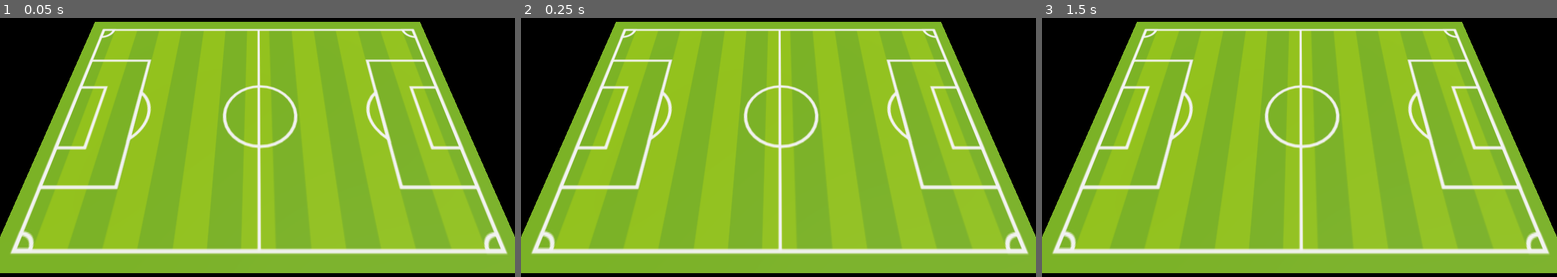
Above: before the commit, frames 1-3 (left to right).
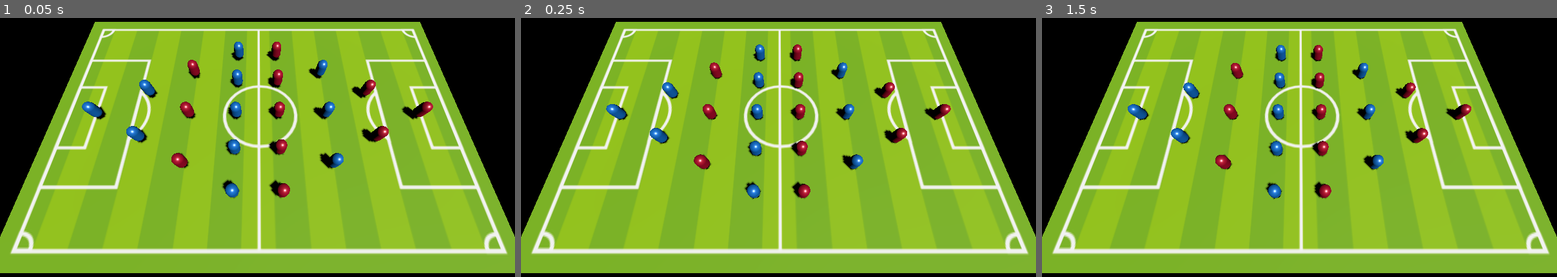
Above: after the commit, the same moments.

Repository: orbi8r/foosball-ai
Game: Godot game, scene res://scenes/main.tscn
Two runs of this game, one before a commit and one after it. Both use one fixed random seed, a clock stepped at 60 frames per second and the inputs below.
Inputs:
- Up to frame 1 (0.05 s): no input
- Up to frame 2 (0.25 s): no input
- Up to frame 3 (1.5 s): tap Enter at 1.25 s

The runs differ from the first frame. In frame 1, 3.7% of the frame differs, in the area x 15-85%, y 9-70%; in frame 2, 3.2%; in frame 3, 3.1%.

Commit message:
player_spawn

Diff:
--- a/project.godot
+++ b/project.godot
@@ -17,8 +17,9 @@
 [file_customization]
 
 folder_colors={
-"res://model/": "green",
-"res://scenes/": "teal",
-"res://scripts/": "blue",
+"res://model/": "yellow",
+"res://scenes/": "green",
+"res://scripts_gd/": "teal",
+"res://scripts_py/": "blue",
 "res://texture/": "purple"
 }
--- a/scenes/foosmen.tscn
+++ b/scenes/foosmen.tscn
@@ -1,6 +1,8 @@
 [gd_scene load_steps=4 format=3 uid="uid://l8kf5y817ebt"]
 
 [sub_resource type="CapsuleShape3D" id="CapsuleShape3D_7fk8j"]
+radius = 0.4
+height = 1.4
 
 [sub_resource type="StandardMaterial3D" id="StandardMaterial3D_eegco"]
 albedo_color = Color(1, 0, 0, 1)
@@ -10,6 +12,8 @@
 
 [sub_resource type="CapsuleMesh" id="CapsuleMesh_shgj0"]
 material = SubResource("StandardMaterial3D_eegco")
+radius = 0.4
+height = 1.4
 
 [node name="foosmen" type="RigidBody3D"]
 
--- a/scenes/main.tscn
+++ b/scenes/main.tscn
@@ -1,6 +1,8 @@
-[gd_scene load_steps=5 format=3 uid="uid://ba2agsucdf3fv"]
+[gd_scene load_steps=7 format=3 uid="uid://ba2agsucdf3fv"]
 
 [ext_resource type="PackedScene" uid="uid://b1o2ovskx0q3y" path="res://model/football_field.glb" id="1_o5qli"]
+[ext_resource type="Script" uid="uid://b3hmaku06qna5" path="res://scripts_gd/main.gd" id="1_sugp2"]
+[ext_resource type="PackedScene" uid="uid://cqsx636cbbte7" path="res://scenes/player.tscn" id="3_sugp2"]
 
 [sub_resource type="Environment" id="Environment_o5qli"]
 background_mode = 1
@@ -12,6 +14,7 @@
 size = Vector3(30, 10, 1)
 
 [node name="main" type="Node3D"]
+script = ExtResource("1_sugp2")
 
 [node name="DirectionalLight3D" type="DirectionalLight3D" parent="."]
 transform = Transform3D(0.760587, -0.562255, 0.324618, 0, 0.5, 0.866025, -0.649236, -0.658688, 0.380294, 6.09108, 0, 2.27898)
@@ -61,3 +64,9 @@
 transform = Transform3D(1, 0, 0, 0, 0.352299, 0.935888, 0, -0.935888, 0.352299, 0, 13, 8)
 
 [node name="players" type="Marker3D" parent="."]
+transform = Transform3D(1, 0, 0, 0, 1, 0, 0, 0, 1, 0, 1, 0)
+
+[node name="player_a" parent="players" instance=ExtResource("3_sugp2")]
+
+[node name="player_b" parent="players" instance=ExtResource("3_sugp2")]
+transform = Transform3D(-1, 0, -8.74228e-08, 0, 1, 0, 8.74228e-08, 0, -1, 0, 0, 0)
--- /dev/null
+++ b/scenes/player.tscn
@@ -0,0 +1,49 @@
+[gd_scene load_steps=3 format=3 uid="uid://cqsx636cbbte7"]
+
+[ext_resource type="PackedScene" uid="uid://l8kf5y817ebt" path="res://scenes/foosmen.tscn" id="1_3vyb7"]
+[ext_resource type="Script" uid="uid://cv4w4sr1kujca" path="res://scripts_gd/player.gd" id="1_g2els"]
+
+[node name="player" type="Marker3D"]
+script = ExtResource("1_g2els")
+
+[node name="goalkeeper" type="Marker3D" parent="."]
+transform = Transform3D(1, 0, 0, 0, 1, 0, 0, 0, 1, -12.276, 0, 0)
+
+[node name="foosmen" parent="goalkeeper" instance=ExtResource("1_3vyb7")]
+
+[node name="defenders" type="Marker3D" parent="."]
+transform = Transform3D(1, 0, 0, 0, 1, 0, 0, 0, 1, -8.61933, 0, 0)
+
+[node name="foosmen" parent="defenders" instance=ExtResource("1_3vyb7")]
+transform = Transform3D(1, 0, 0, 0, 1, 0, 0, 0, 1, 0, 0, 2)
+
+[node name="foosmen2" parent="defenders" instance=ExtResource("1_3vyb7")]
+transform = Transform3D(1, 0, 0, 0, 1, 0, 0, 0, 1, 0, 0, -2)
+
+[node name="middle" type="Marker3D" parent="."]
+transform = Transform3D(1, 0, 0, 0, 1, 0, 0, 0, 1, -1.60446, 0, 0)
+
+[node name="foosmen" parent="middle" instance=ExtResource("1_3vyb7")]
+
+[node name="foosmen2" parent="middle" instance=ExtResource("1_3vyb7")]
+transform = Transform3D(1, 0, 0, 0, 1, 0, 0, 0, 1, 0, 0, 3)
+
+[node name="foosmen3" parent="middle" instance=ExtResource("1_3vyb7")]
+transform = Transform3D(1, 0, 0, 0, 1, 0, 0, 0, 1, 0, 0, -3)
+
+[node name="foosmen4" parent="middle" instance=ExtResource("1_3vyb7")]
+transform = Transform3D(1, 0, 0, 0, 1, 0, 0, 0, 1, 0, 0, 6)
+
+[node name="foosmen5" parent="middle" instance=ExtResource("1_3vyb7")]
+transform = Transform3D(1, 0, 0, 0, 1, 0, 0, 0, 1, 0, 0, -6)
+
+[node name="strikers" type="Marker3D" parent="."]
+transform = Transform3D(1, 0, 0, 0, 1, 0, 0, 0, 1, 5.224, 0, 0)
+
+[node name="foosmen" parent="strikers" instance=ExtResource("1_3vyb7")]
+
+[node name="foosmen2" parent="strikers" instance=ExtResource("1_3vyb7")]
+transform = Transform3D(1, 0, 0, 0, 1, 0, 0, 0, 1, 0, 0, 4)
+
+[node name="foosmen3" parent="strikers" instance=ExtResource("1_3vyb7")]
+transform = Transform3D(1, 0, 0, 0, 1, 0, 0, 0, 1, 0, 0, -4)
--- /dev/null
+++ b/scripts_gd/main.gd
@@ -0,0 +1,9 @@
+extends Node3D
+
+@onready var player_a: Marker3D = $players/player_a
+@onready var player_b: Marker3D = $players/player_b
+
+
+func _ready() -> void:
+	player_a.set_team_color(Color.DODGER_BLUE)
+	player_b.set_team_color(Color.CRIMSON)
--- /dev/null
+++ b/scripts_gd/player.gd
@@ -0,0 +1,18 @@
+extends Marker3D
+
+var _team_color: Color = Color.WHITE_SMOKE
+
+func _ready() -> void:
+	set_team_color(Color.WHITE_SMOKE)
+
+func set_team_color(color: Color) -> void:
+	_team_color = color
+	for row in get_children():
+		for foosman in row.get_children():
+			var mesh = foosman.get_node("MeshInstance3D")
+			var mat = mesh.get_active_material(0).duplicate()
+			mat.albedo_color = color
+			mesh.set_surface_override_material(0, mat)
+
+func get_team_color() -> Color:
+	return _team_color
Not shown, added: scripts_gd/main.gd.uid
Not shown, added: scripts_gd/player.gd.uid
